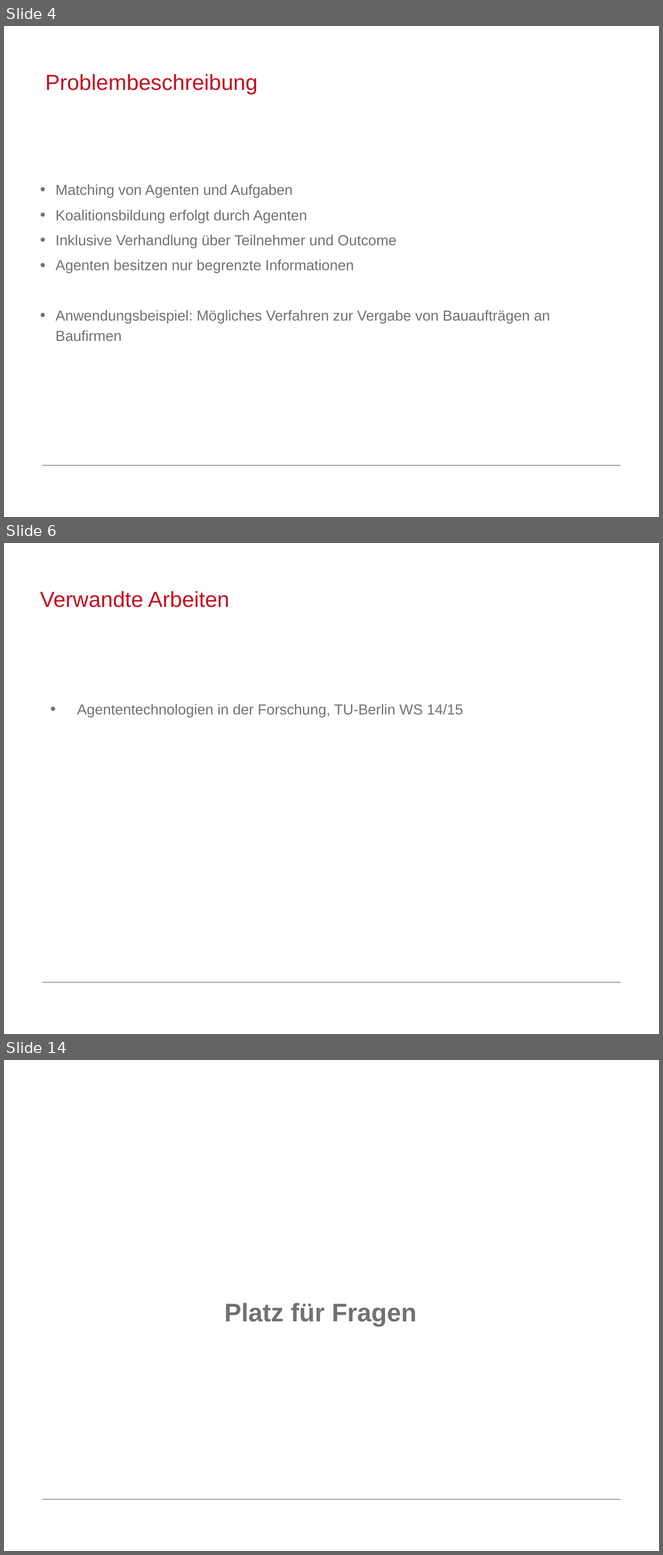
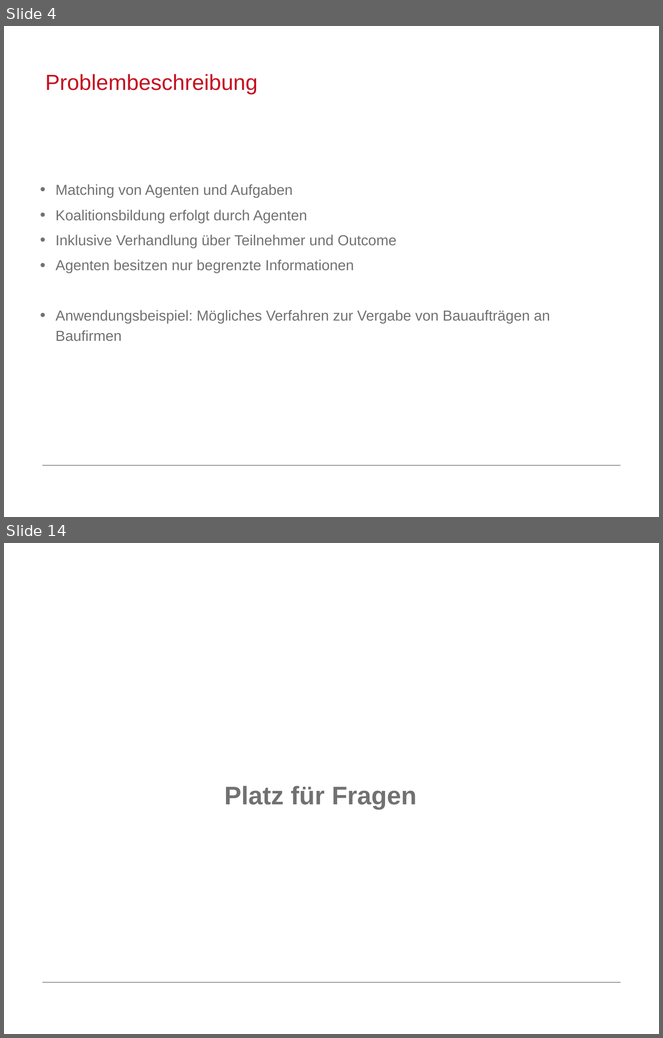
Before and after one commit to MFizz/AiF, a slide deck: Abschluss/Abschluss.odp. Shown one above the other, each under a label of ours: slides 4, 6 and 14 before the commit, slides 4 and 14 after it; the slides between them are not shown. The pictures are 663x1555 and 663x1038 pixels, drawn with LibreOffice and Linux fonts; fonts in the diff are those of the drawing; background and template pictures are left out. Boxes give left, top, right and bottom in pixels: in the first picture for what was removed or moved away, otherwise in the second. Text is boxed around its words. In the diff, an @@ line names an element or a change of style, - is before the commit and + after.

```diff
--- a/Abschluss/Abschluss.odp
+++ b/Abschluss/Abschluss.odp
@@ slide 6 removed at box(4, 543, 659, 1034), background #FFFFFF; not listed: 1 template element that a slide beside it also shows @@
@@ title removed at box(40, 591, 229, 607) @@
-Verwandte Arbeiten
@@ text removed at box(77, 704, 463, 717) @@
-• Agententechnologien in der Forschung, TU-Berlin WS 14/15
```
Also in this commit, not shown: 4 slides changed, 8 slides added, 7 other slides removed.
